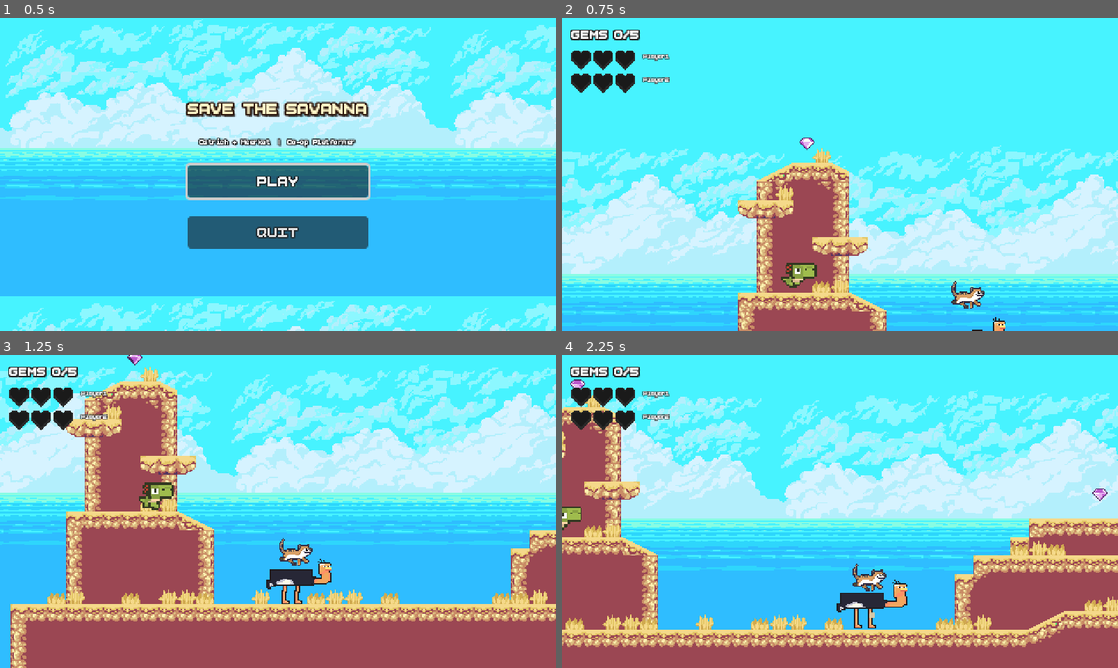
Above: before the commit, frames 1-4 (two rows, left to right).
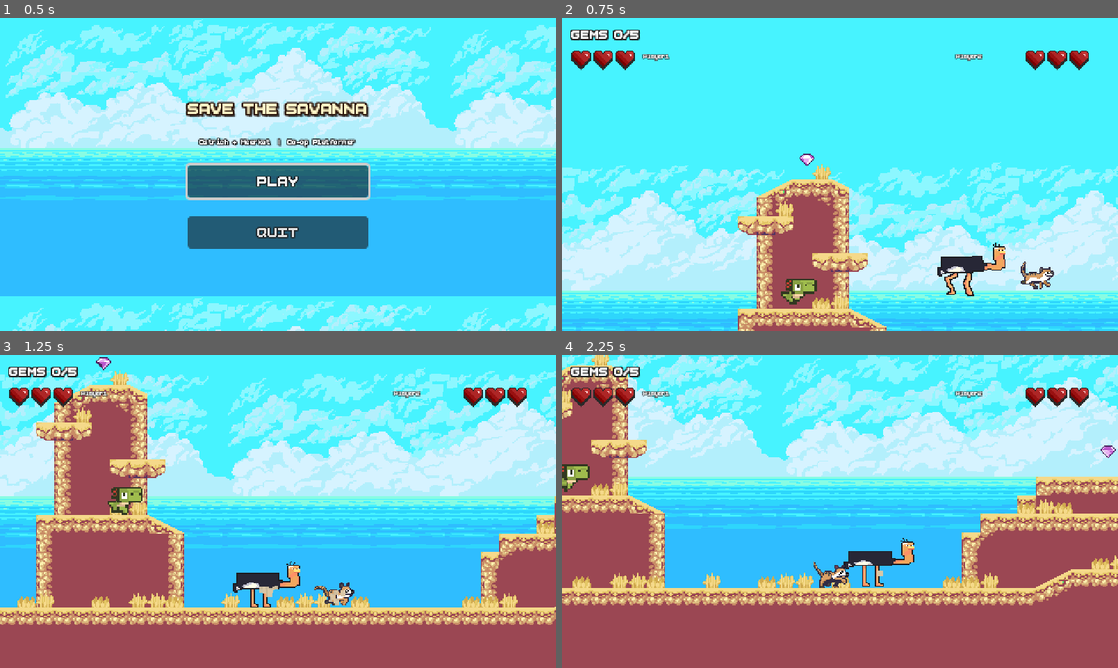
Above: after the commit, the same moments.

Repository: AvicenaFathoni/save-the-savanna-new
Game: Godot game, scene res://Levels/main_menu.tscn
Same seed, same stepped clock (60 frames per second), same inputs: the game is played once before the commit and once after it.
Inputs (mouse positions are in pixels of both pictures, inside the frame that each line leads up to):
- Up to frame 1 (0.5 s): no input
- Up to frame 2 (0.75 s): click "PLAY" at 0.5 s
- Up to frame 3 (1.25 s): no input
- Up to frame 4 (2.25 s): tap Enter (p2_interact) at 1.25 s; move the mouse to (812, 574) at 1.27 s; hold D (p1_right) 1.28-2 s; hold F (p1_special) 1.28-2 s; click (812, 574) at 1.42 s; tap W (p1_jump) at 1.52, 1.82 s; drag from (1006, 558) to (617, 383) at 2.02 s

Frame 1 is identical in both runs. In frame 2, 40% of the frame differs, in the area x 0-100%, y 10-100%; in frame 3, 40%; in frame 4, 66%, in the area x 0-100%, y 0-94%.

Commit message:
Added hurt visuals and UI

Diff:
--- a/Levels/heart.tscn
+++ b/Levels/heart.tscn
@@ -31,4 +31,4 @@
 
 [node name="AnimatedSprite2D" type="AnimatedSprite2D" unique_id=515141798]
 sprite_frames = SubResource("SpriteFrames_igo0i")
-animation = &"decrease"
+autoplay = "default"
--- a/Levels/test_level.tscn
+++ b/Levels/test_level.tscn
@@ -635,10 +635,10 @@
 position = Vector2(1165, -48)
 
 [node name="Player1" parent="." unique_id=568925249 instance=ExtResource("1_ormqy")]
-position = Vector2(241, 145)
+position = Vector2(241, 68)
 
 [node name="Player2" parent="." unique_id=698095659 instance=ExtResource("4_i4ak4")]
-position = Vector2(239, 101)
+position = Vector2(324, 71)
 
 [node name="GameCamera" type="Camera2D" parent="." unique_id=554821907]
 limit_smoothed = true
@@ -683,3 +683,11 @@
 
 [node name="Spike" parent="." unique_id=768194127 instance=ExtResource("14_x458k")]
 position = Vector2(660, 189)
+
+[node name="Spike2" parent="." unique_id=1731244031 instance=ExtResource("14_x458k")]
+position = Vector2(1246, 64)
+rotation = -1.5707964
+
+[node name="Spike3" parent="." unique_id=335958898 instance=ExtResource("14_x458k")]
+position = Vector2(1403.9999, 190.99997)
+rotation = -0.47852087
--- a/Scripts/dino_blue.gd
+++ b/Scripts/dino_blue.gd
@@ -98,7 +98,7 @@
 	if body.is_in_group("players"):
 		var lvl = get_tree().get_first_node_in_group("level")
 		if lvl != null and lvl.has_method("take_damage"):
-			lvl.take_damage(body, 1)
+			lvl.take_damage(body, 1, global_position)
 		elif lvl != null and lvl.has_method("respawn_both"):
 			lvl.respawn_both()
 
--- a/Scripts/dino_green.gd
+++ b/Scripts/dino_green.gd
@@ -82,7 +82,7 @@
 	if body.is_in_group("players"):
 		var lvl = get_tree().get_first_node_in_group("level")
 		if lvl != null and lvl.has_method("take_damage"):
-			lvl.take_damage(body, 1)
+			lvl.take_damage(body, 1, global_position)
 		elif lvl != null and lvl.has_method("respawn_both"):
 			lvl.respawn_both()
 
--- a/Scripts/level.gd
+++ b/Scripts/level.gd
@@ -93,19 +93,18 @@
 		if pname == "Player1":
 			box.position = Vector2(8, 28)
 		else:
-			box.position = Vector2(8, 48)
+			# top right for meerkat - moved left to ensure 3 hearts visible (was 417 clipped)
+			box.position = Vector2(400, 28)
 		layer.add_child(box)
 		_hearts[pname] = []
 		for i in range(3):
 			var h = heart_scene.instantiate()
-			# heart.tscn root is AnimatedSprite2D, wrap in Control for HBox
 			var wrap := Control.new()
 			wrap.custom_minimum_size = Vector2(17, 17)
 			h.position = Vector2(8.5, 8.5)
 			wrap.add_child(h)
 			box.add_child(wrap)
 			_hearts[pname].append(h)
-		# label for player name
 		var lbl := Label.new()
 		lbl.text = pname
 		lbl.add_theme_font_size_override("font_size", 7)
@@ -114,7 +113,8 @@
 		if pname == "Player1":
 			lbl.position = Vector2(70, 30)
 		else:
-			lbl.position = Vector2(70, 50)
+			lbl.position = Vector2(340, 30)
+			lbl.horizontal_alignment = HORIZONTAL_ALIGNMENT_RIGHT
 		layer.add_child(lbl)
 
 func _update_hearts(pname: String) -> void:
@@ -137,7 +137,7 @@
 				if hp < i:
 					h.frame = 4
 
-func take_damage(player: Node, amount: int = 1) -> void:
+func take_damage(player: Node, amount: int = 1, from_pos: Vector2 = Vector2.INF) -> void:
 	var pname = String(player.name)
 	if not _health.has(pname):
 		return
@@ -146,8 +146,17 @@
 	_invuln[pname] = true
 	_health[pname] = maxi(0, _health[pname] - amount)
 	_update_hearts(pname)
-	# flash player
-	if player is CanvasItem:
+	# hurt bounce visuals: jiggle like landing (squash) + dust + blink, no launch
+	if player is CharacterBody2D:
+		var cb := player as CharacterBody2D
+		if cb.has_method("_squash"):
+			cb.call("_squash", 1.3, 0.72)
+		Juice.spawn_dust(self, cb.global_position + Vector2(0, 8))
+		Juice.spawn_hit(self, cb.global_position + Vector2(0, -6))
+		var blink_tween := create_tween().set_loops(4)
+		blink_tween.tween_property(cb, "modulate:a", 0.35, 0.08)
+		blink_tween.tween_property(cb, "modulate:a", 1.0, 0.08)
+	elif player is CanvasItem:
 		var tw := create_tween()
 		tw.tween_property(player, "modulate", Color(1,0.4,0.4,1), 0.08)
 		tw.tween_property(player, "modulate", Color(1,1,1,1), 0.15)
--- a/Scripts/spike.gd
+++ b/Scripts/spike.gd
@@ -29,7 +29,7 @@
 	_can_hit = false
 	var lvl = get_tree().get_first_node_in_group("level")
 	if lvl != null and lvl.has_method("take_damage"):
-		lvl.take_damage(body, damage)
+		lvl.take_damage(body, damage, global_position)
 	elif lvl != null and lvl.has_method("respawn_both"):
 		lvl.respawn_both()
 	get_tree().create_timer(cooldown).timeout.connect(func(): _can_hit = true)
